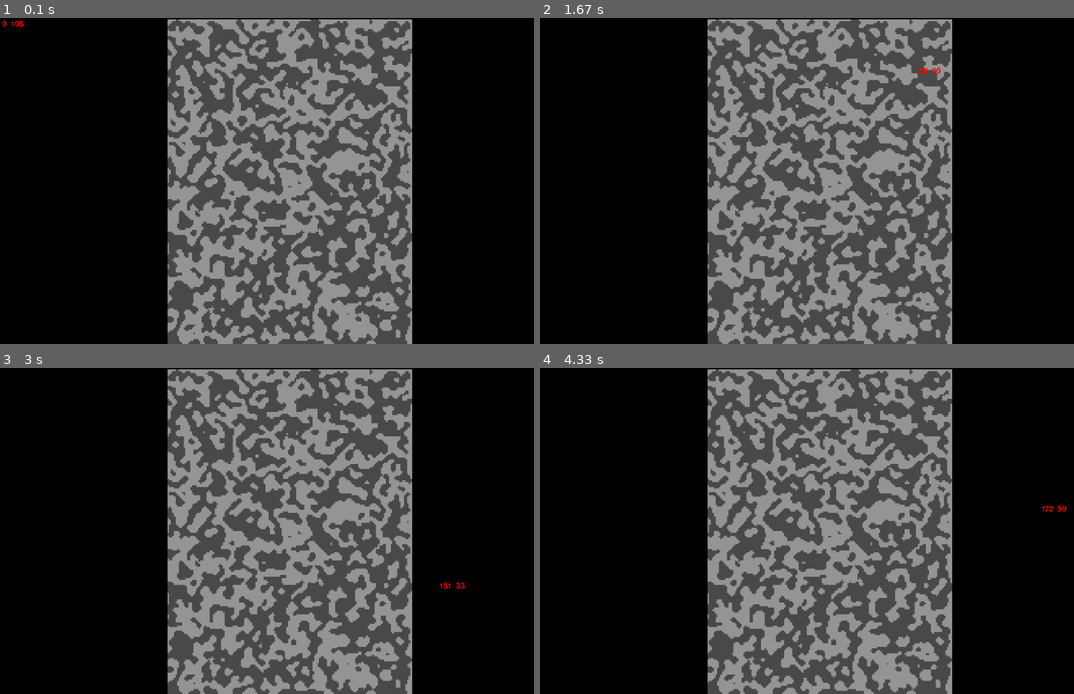
Above: before the commit, frames 1-4 (two rows, left to right).
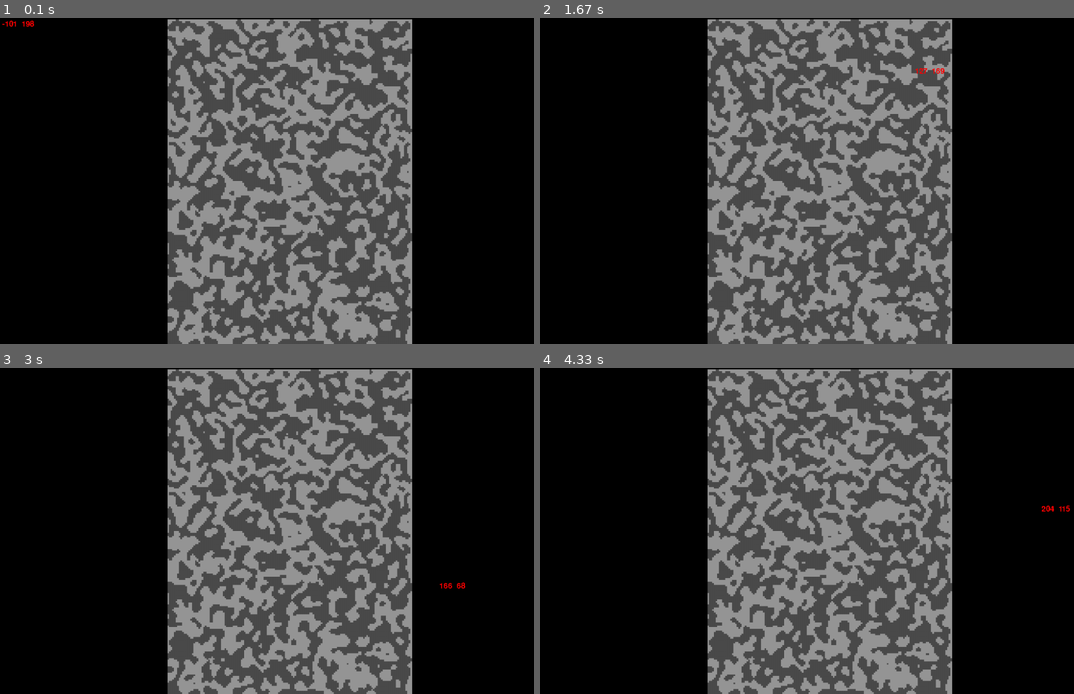
Above: after the commit, the same moments.

Repository: sps-trutnov-eps/projekt-2ep-utek_z_jeskyne
Game: pygame game, started from source/mapgenV2.py
The game is run twice, just before and just after one commit, with the same random seed, the same clock (stepped at 60 frames per second) and the same inputs.
Inputs (mouse positions are in pixels of both pictures, inside the frame that each line leads up to):
- Up to frame 1 (0.1 s): no input
- Up to frame 2 (1.67 s): move the mouse to (807, 194) at 0.37 s; move the mouse to (689, 184) at 0.87 s; move the mouse to (913, 66) at 1.37 s
- Up to frame 3 (3 s): move the mouse to (299, 420) at 1.87 s; move the mouse to (299, 563) at 2.43 s; move the mouse to (437, 583) at 2.93 s
- Up to frame 4 (4.33 s): move the mouse to (983, 501) at 3.43 s; move the mouse to (1041, 504) at 3.93 s

The runs differ from the first frame. In frame 1, less than 0.1% of the frame differs, in the area x 0-7%, y 0-3%; in frame 2, less than 0.1%; in frame 3, less than 0.1%; in frame 4, less than 0.1%.

Commit message:
Oprava ukazovatele souřadnic

Diff:
--- a/source/mapgenV2.py
+++ b/source/mapgenV2.py
@@ -89,6 +89,6 @@
 		kapky.append(kapka((int((pygame.mouse.get_pos()[0]-(res[0]-ds[0]*const)/2)/const),int((res[1]-pygame.mouse.get_pos()[1]-(res[1]-ds[1]*const)/2)/const))))
 	if pygame.mouse.get_pressed()[1] :
 		kapky = []
-	screen.blit(font.render(str(math.floor(pygame.mouse.get_pos()[0]/6.4)) + "  " + str(100-math.floor((pygame.mouse.get_pos()[1]-40)/6.4)), False,(255, 0,0)), pygame.mouse.get_pos())
+	screen.blit(font.render(str(int((pygame.mouse.get_pos()[0]-(res[0]-ds[0]*const)/2)/const)) + "  " + str(int((res[1]-pygame.mouse.get_pos()[1]-(res[1]-ds[1]*const)/2)/const)), False,(255, 0,0)), pygame.mouse.get_pos())
 	pygame.display.flip()
 pygame.quit()
